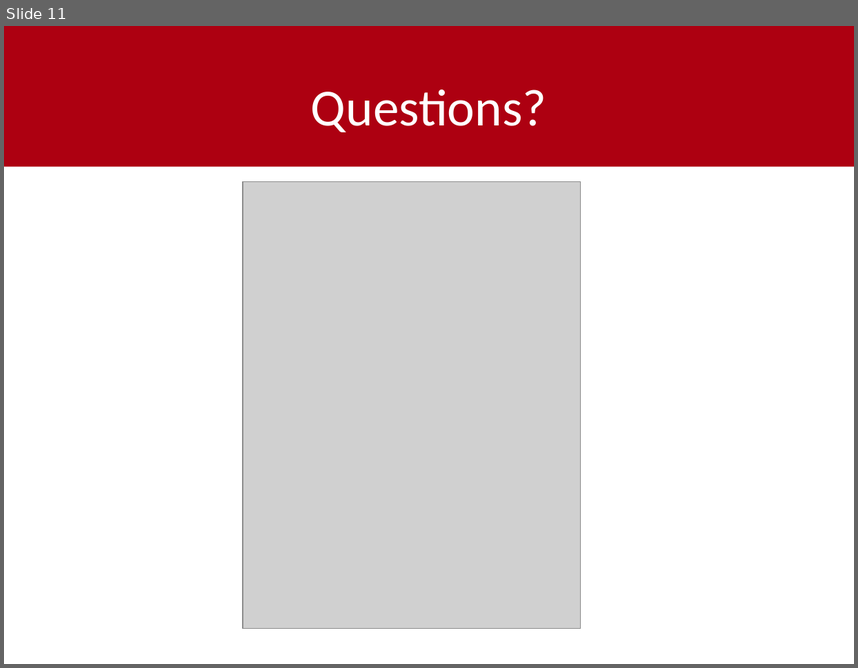
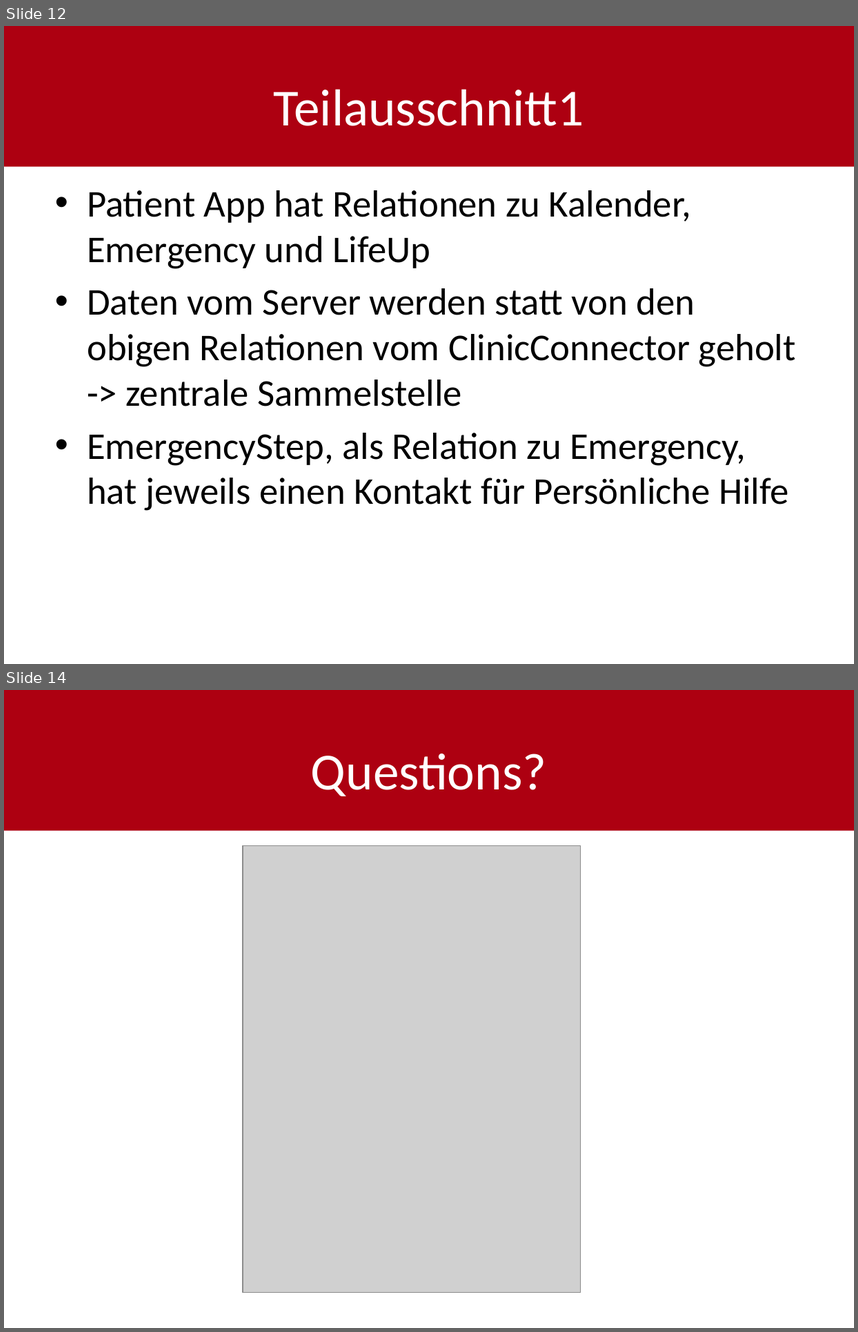
Before and after one commit to shylux/ch.bfh.bti7081.s2015.rot, a slide deck: doc/task07/design.pptx. Shown one above the other, each under a label of ours: slide 11 before the commit, slides 12 and 14 after it; the slides between them are not shown. The pictures are 858x668 and 858x1332 pixels, drawn with LibreOffice and Linux fonts; fonts in the diff are those of the drawing; grey boxes stand for pictures. Boxes give left, top, right and bottom in pixels: in the first picture for what was removed or moved away, otherwise in the second. Text is boxed around its words. In the diff, an @@ line names an element or a change of style, - is before the commit and + after.

```diff
--- a/doc/task07/design.pptx
+++ b/doc/task07/design.pptx
@@ slide 12 added at (4, 26, 854, 664), background #FFFFFF; not listed: 1 template element that a slide beside it also shows @@
@@ title added at (273, 89, 584, 126), 44 pt, text #FFFFFF @@
+Teilausschnitt1
@@ text added at (87, 190, 796, 510), 32 pt, text #000000 @@
+• Patient App hat Relationen zu Kalender, Emergency und LifeUp
+• Daten vom Server werden statt von den obigen Relationen vom ClinicConnector geholt -> zentrale Sammelstelle
+• EmergencyStep, als Relation zu Emergency, hat jeweils einen Kontakt für Persönliche Hilfe
@@ what was slide 11 is now slide 14 @@
```
Also in this commit, not shown: 1 slide changed, 4 other slides added, 2 slides removed.
